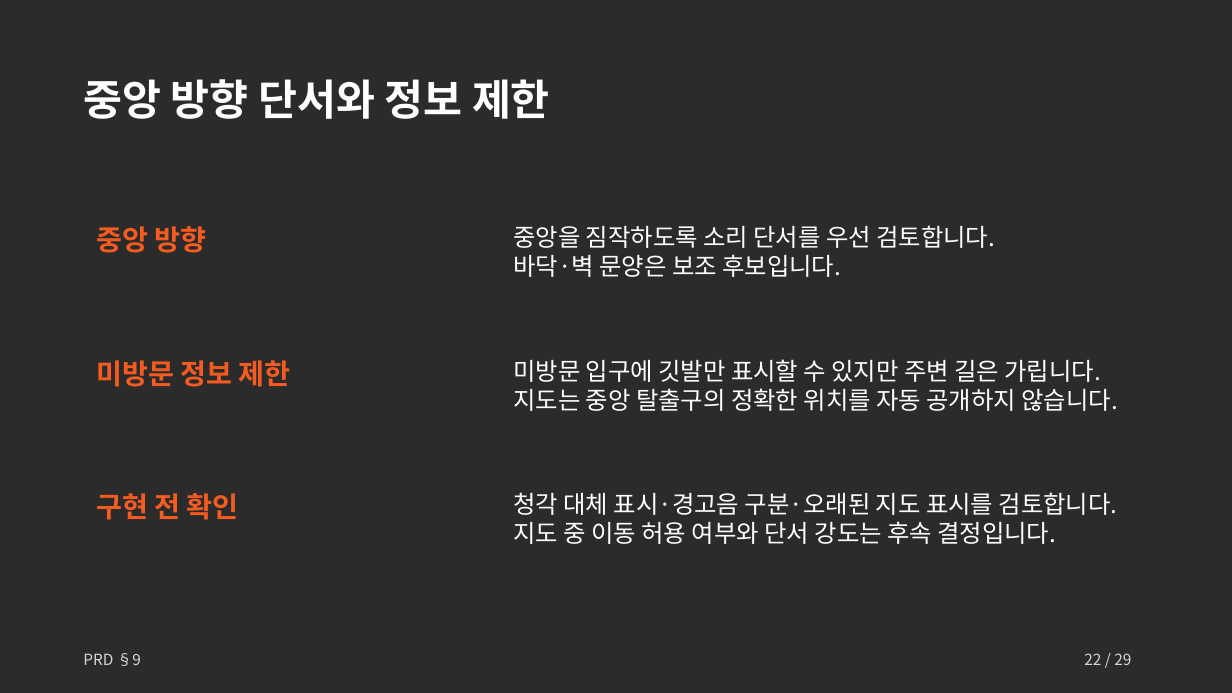
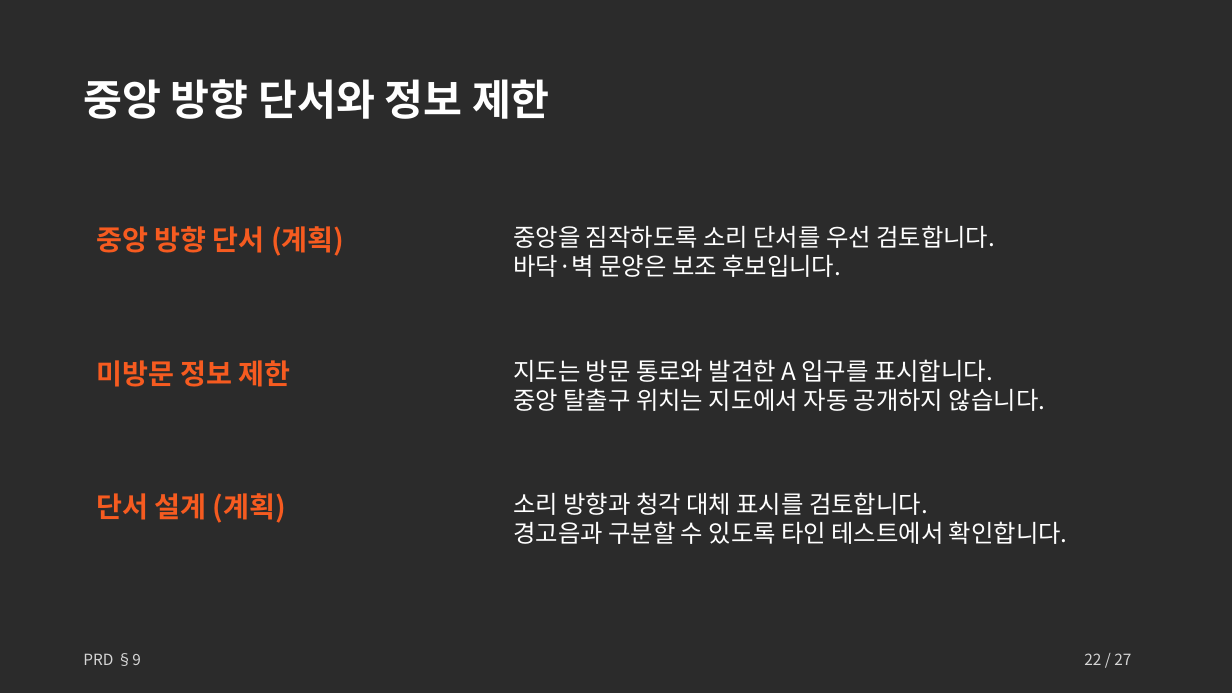
Before and after one commit to Hollolloho/2DGP_TermProject, a slide deck: slide 22 of Docs/초보자를 위한 미로 탈출 안내서_기획안.pptx. Drawn at 1232x693 pixels with LibreOffice and Linux fonts; fonts in the diff are those of the drawing; background and template pictures are left out; a plain dark background stands for a picture behind light text. Boxes give left, top, right and bottom in pixels: in the first picture for what was removed or moved away, otherwise in the second. Text is boxed around its words. In the diff, an @@ line names an element or a change of style, - is before the commit and + after.

```diff
--- a/Docs/초보자를 위한 미로 탈출 안내서_기획안.pptx
+++ b/Docs/초보자를 위한 미로 탈출 안내서_기획안.pptx
@@ text at (96,226,344,256): text changed @@
-중앙 방향
+중앙 방향 단서 (계획)
@@ text at (513,359,1045,411): text changed @@
-미방문 입구에 깃발만 표시할 수 있지만 주변 길은 가립니다.
-지도는 중앙 탈출구의 정확한 위치를 자동 공개하지 않습니다.
+지도는 방문 통로와 발견한 A 입구를 표시합니다.
+중앙 탈출구 위치는 지도에서 자동 공개하지 않습니다.
@@ text at (96,493,286,523): text changed @@
-구현 전 확인
+단서 설계 (계획)
@@ text at (513,492,1068,544): text changed @@
-청각 대체 표시·경고음 구분·오래된 지도 표시를 검토합니다.
-지도 중 이동 허용 여부와 단서 강도는 후속 결정입니다.
+소리 방향과 청각 대체 표시를 검토합니다.
+경고음과 구분할 수 있도록 타인 테스트에서 확인합니다.
@@ text at (1084,653,1131,665): text changed @@
-22 / 29
+22 / 27
```
Also in this commit, not shown: 26 other slides changed, 7 other files.
